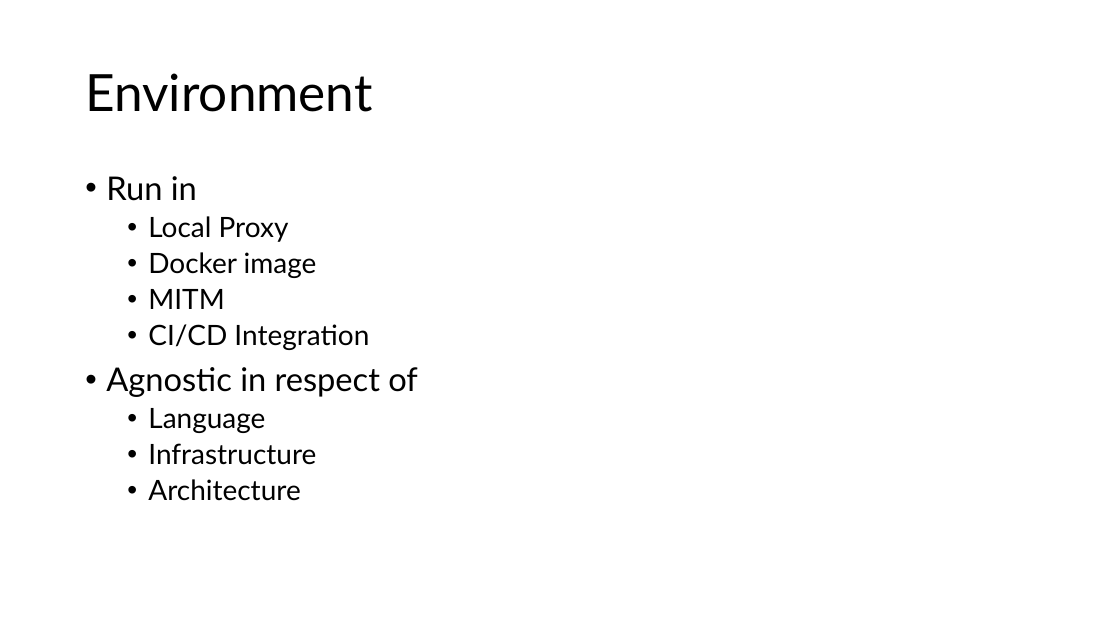
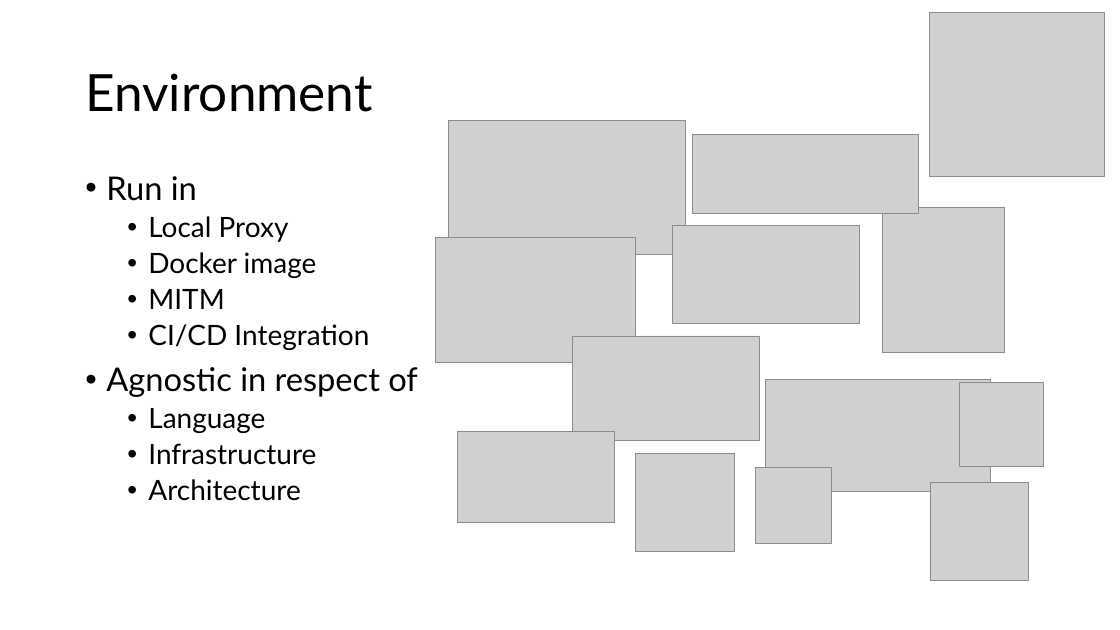
Before and after one commit to kendarorg/the-protocol-master-samples, a slide deck: slide 4 of The Protocol Master.pptx. Drawn at 1120x630 pixels with LibreOffice and Linux fonts; fonts in the diff are those of the drawing; grey boxes stand for pictures. Boxes give left, top, right and bottom in pixels: in the first picture for what was removed or moved away, otherwise in the second. Text is boxed around its words. In the diff, an @@ line names an element or a change of style, - is before the commit and + after.

```diff
--- a/The Protocol Master.pptx
+++ b/The Protocol Master.pptx
@@ picture added at (930,12,1105,176) @@
@@ picture added at (449,121,686,255) @@
@@ picture added at (693,134,919,213) @@
@@ picture added at (882,208,1005,353) @@
@@ picture added at (435,238,636,362) @@
@@ picture added at (672,226,860,323) @@
@@ picture added at (572,336,760,441) @@
@@ picture added at (766,379,991,492) @@
@@ picture added at (960,382,1044,467) @@
@@ picture added at (457,432,614,523) @@
@@ picture added at (636,453,734,551) @@
@@ picture added at (755,467,832,544) @@
@@ picture added at (930,482,1028,581) @@
```
Also in this commit, not shown: 10 other slides changed, 5 other files.
